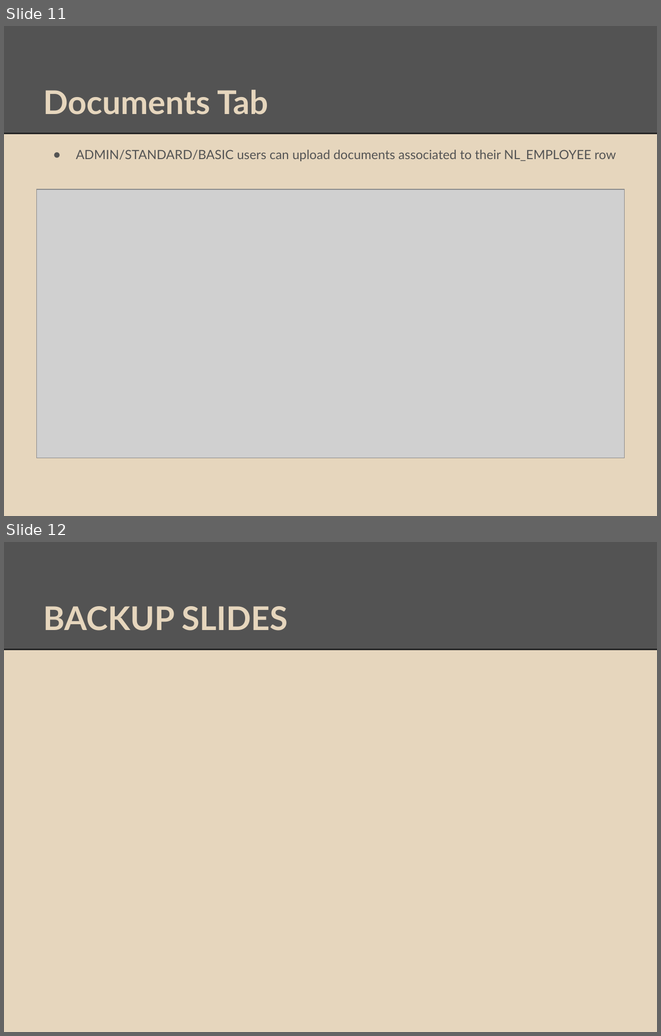
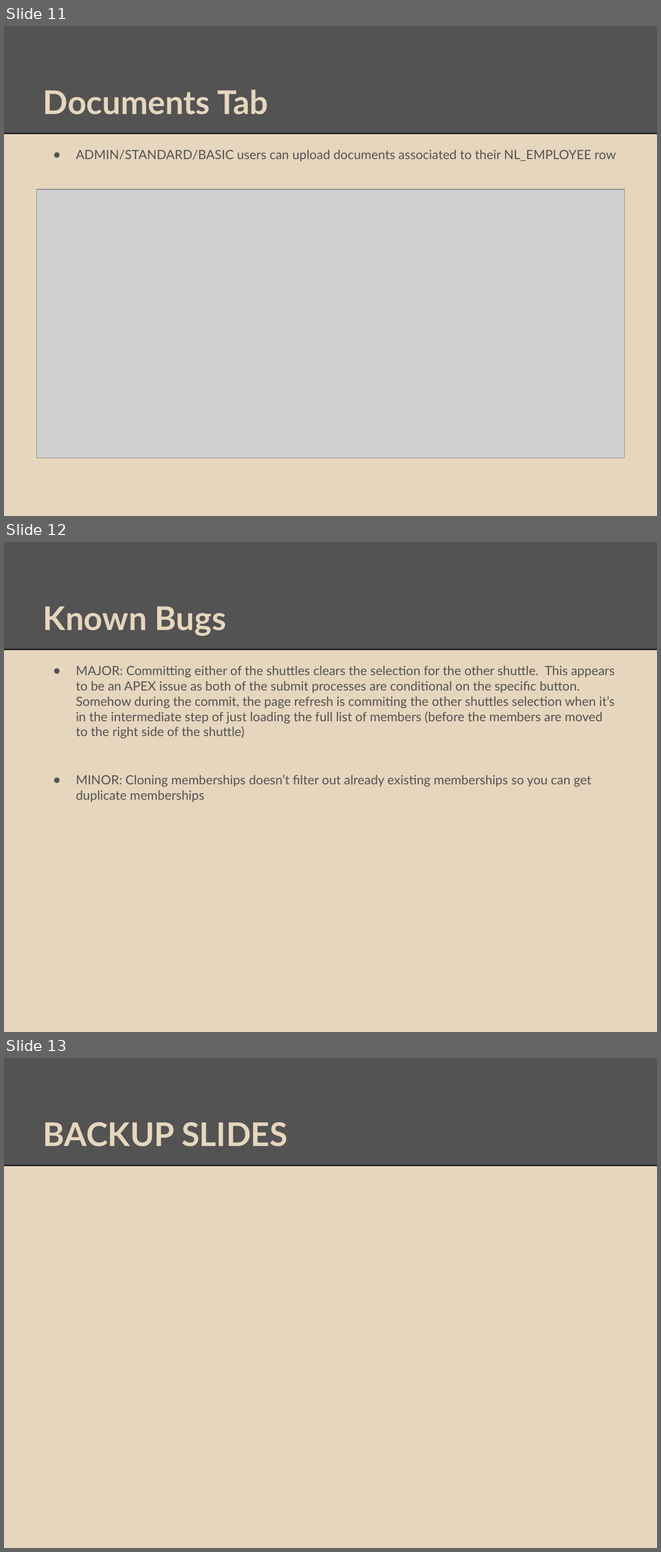
Before and after one commit to srr2224/cs347-notice-list-project, a slide deck: CS347 PROJECT PRESENTATION.pptx. Shown one above the other, each under a label of ours: slides 11 and 12 before the commit, slides 11, 12 and 13 after it. The pictures are 661x1036 and 661x1552 pixels, drawn with LibreOffice and Linux fonts; fonts in the diff are those of the drawing; grey boxes stand for pictures. Boxes give left, top, right and bottom in pixels: in the first picture for what was removed or moved away, otherwise in the second. Text is boxed around its words. In the diff, an @@ line names an element or a change of style, - is before the commit and + after.

Commit message:
presentation update

```diff
--- a/CS347 PROJECT PRESENTATION.pptx
+++ b/CS347 PROJECT PRESENTATION.pptx
@@ slide 12 added at (4, 542, 657, 1032), background #E6D6BD; not listed: 2 template elements that a slide beside it also shows @@
@@ title added at (43, 606, 226, 636), 36 pt, text #E6D6BD, bold @@
+Known Bugs
@@ text added at (76, 665, 615, 802), 14 pt, text #535353 @@
+● MAJOR: Committing either of the shuttles clears the selection for the other shuttle. This appears to be an APEX issue as both of the submit processes are conditional on the specific button. Somehow during the commit, the page refresh is commiting the other shuttles selection when it’s in the intermediate step of just loading the full list of members (before the members are moved to the right side of the shuttle)
+● MINOR: Cloning memberships doesn’t filter out already existing memberships so you can get duplicate memberships
@@ what was slide 12 is now slide 13 @@
```
Also in this commit, not shown: 1 other file.
